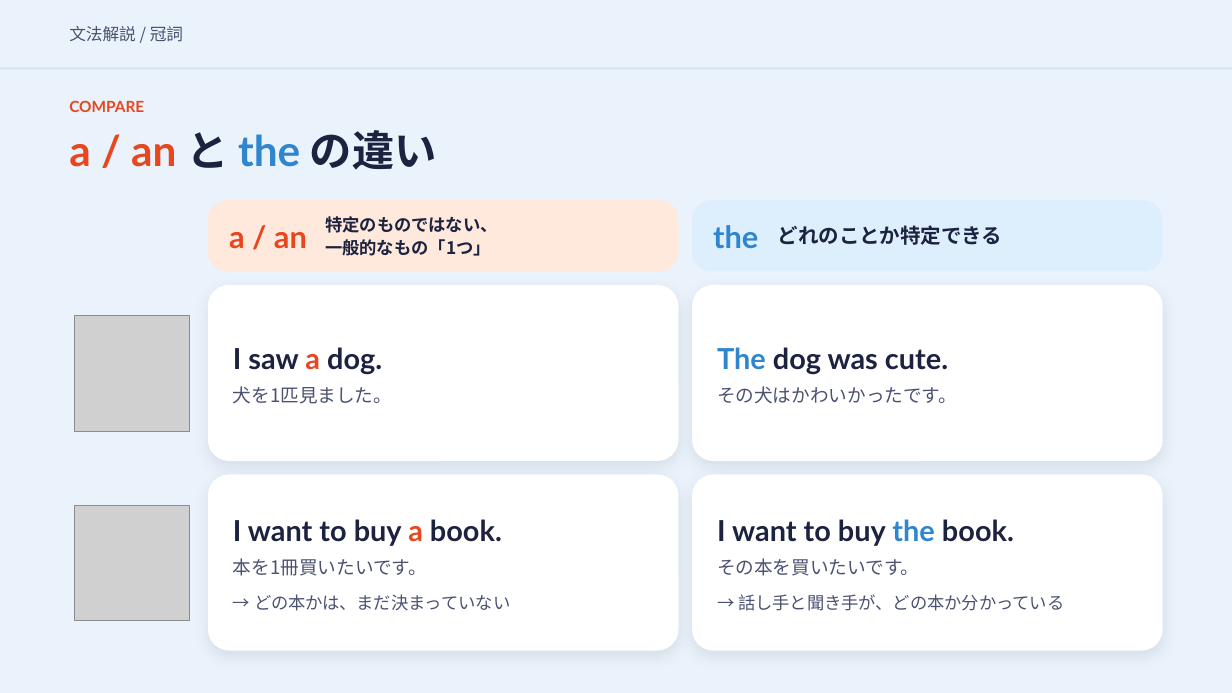
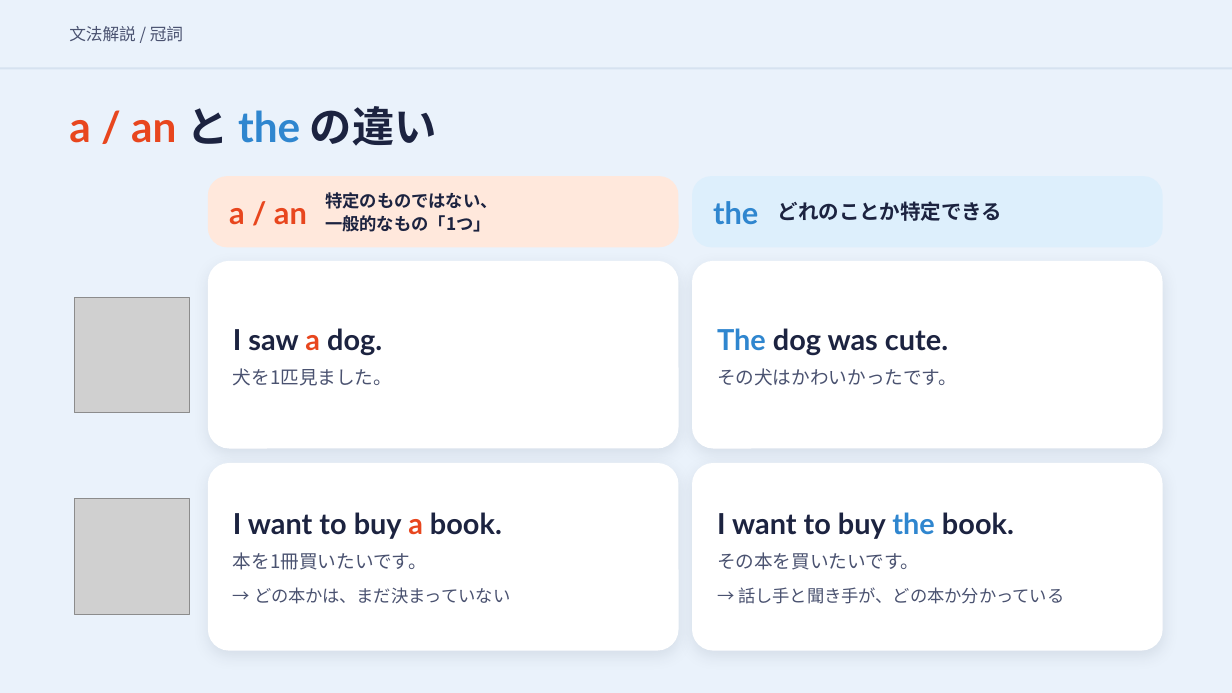
Before and after one commit to hinakajisaki-dev/hina-english, a slide deck: slide 13 of matome/a-the/a-the-slides.pptx. Drawn at 1232x693 pixels with LibreOffice and Linux fonts; fonts in the diff are those of the drawing; grey boxes stand for pictures. Boxes give left, top, right and bottom in pixels: in the first picture for what was removed or moved away, otherwise in the second. Text is boxed around its words. In the diff, an @@ line names an element or a change of style, - is before the commit and + after.

```diff
--- a/matome/a-the/a-the-slides.pptx
+++ b/matome/a-the/a-the-slides.pptx
@@ text removed at (69, 100, 144, 112) @@
-COMPARE
@@ 6 texts, 2 rounded rectangles: place and size @@
-6 texts, 2 rounded rectangles at (69, 130, 1163, 272)
+6 texts, 2 rounded rectangles at (69, 106, 1163, 248)
@@ rounded rectangle: place and size @@
-rounded rectangle at (208, 285, 678, 461)
+rounded rectangle at (208, 261, 678, 448)
@@ proportions changed in 4 elements at (208, 463, 678, 651), (692, 463, 1163, 651), (208, 261, 678, 448), (692, 261, 1163, 448) @@
@@ rounded rectangle: place and size @@
-rounded rectangle at (692, 285, 1163, 461)
+rounded rectangle at (692, 261, 1163, 448)
@@ 4 texts, 1 picture: place and size @@
-4 texts, 1 picture at (74, 316, 957, 432)
+4 texts, 1 picture at (74, 298, 957, 413)
@@ rounded rectangle: place and size @@
-rounded rectangle at (208, 475, 678, 652)
+rounded rectangle at (208, 463, 678, 651)
@@ rounded rectangle: place and size @@
-rounded rectangle at (692, 475, 1163, 652)
+rounded rectangle at (692, 463, 1163, 651)
@@ 4 texts, 1 picture: place and size @@
-4 texts, 1 picture at (74, 506, 1014, 621)
+4 texts, 1 picture at (74, 499, 1014, 615)
@@ text "→ どの本かは、まだ決まっていない": place and size @@
-text "→ どの本かは、まだ決まっていない" at (254, 594, 510, 611)
+text "→ どの本かは、まだ決まっていない" at (254, 587, 510, 604)
@@ text "→ 話し手と聞き手が、どの本か分かっている": place and size @@
-text "→ 話し手と聞き手が、どの本か分かっている" at (738, 594, 1064, 611)
+text "→ 話し手と聞き手が、どの本か分かっている" at (738, 587, 1064, 604)
```
Also in this commit, not shown: 14 other slides changed, 2 other files.
